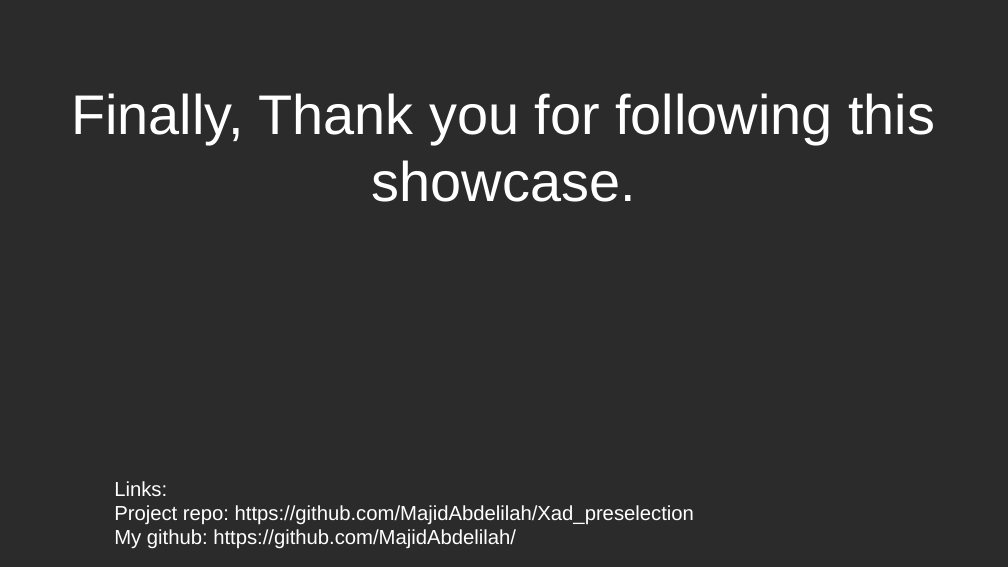
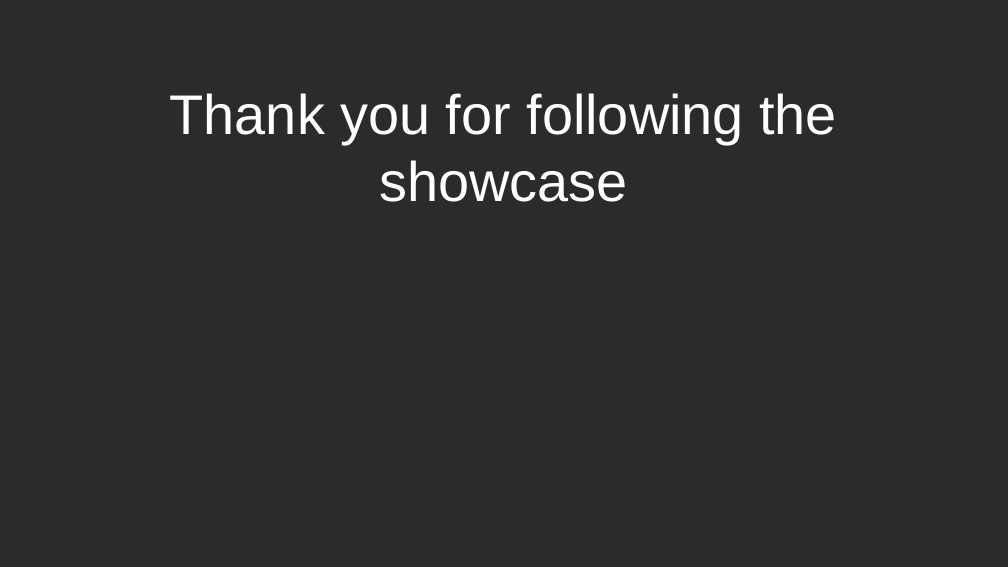
Before and after one commit to MajidAbdelilah/um6p_project_showcase, a slide deck: slide 10 of um6p_showcase.odp (slide 6 before the commit). Drawn at 1008x567 pixels with LibreOffice and Linux fonts; fonts in the diff are those of the drawing; background and template pictures are left out; a plain dark background stands for a picture behind light text. Boxes give left, top, right and bottom in pixels: in the first picture for what was removed or moved away, otherwise in the second. Text is boxed around its words. In the diff, an @@ line names an element or a change of style, - is before the commit and + after.

```diff
--- a/um6p_showcase.odp
+++ b/um6p_showcase.odp
@@ title at (x1=170, y1=93, x2=837, y2=202): text changed @@
-Finally, Thank you for following this showcase.
+Thank you for following the showcase
@@ subtitle removed at (x1=114, y1=481, x2=694, y2=549) @@
-Links:
-Project repo: https://github.com/MajidAbdelilah/Xad_preselection
-My github: https://github.com/MajidAbdelilah/
```
Also in this commit, not shown: 1 other slide changed, 4 slides added, 1 other file.
